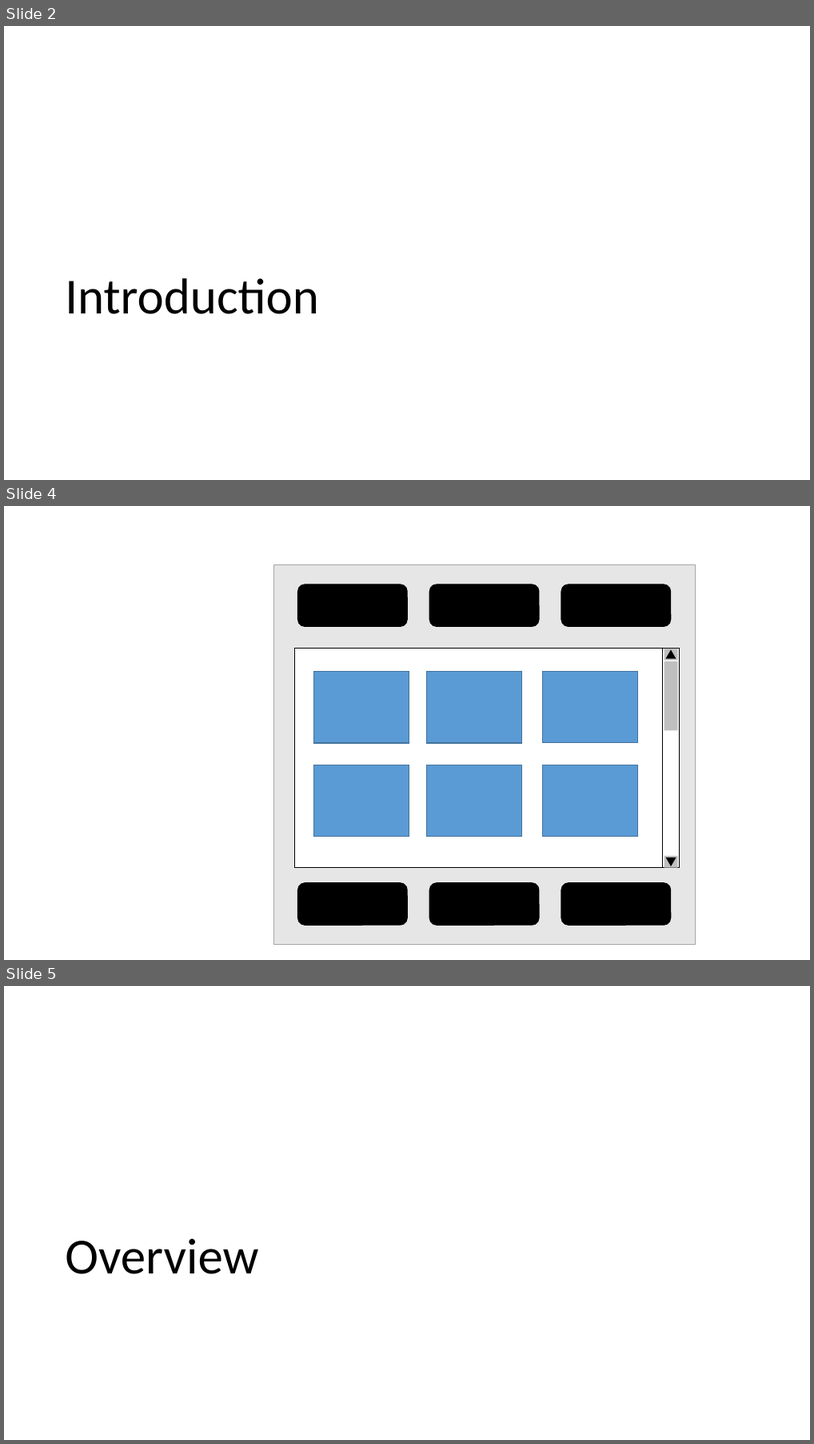
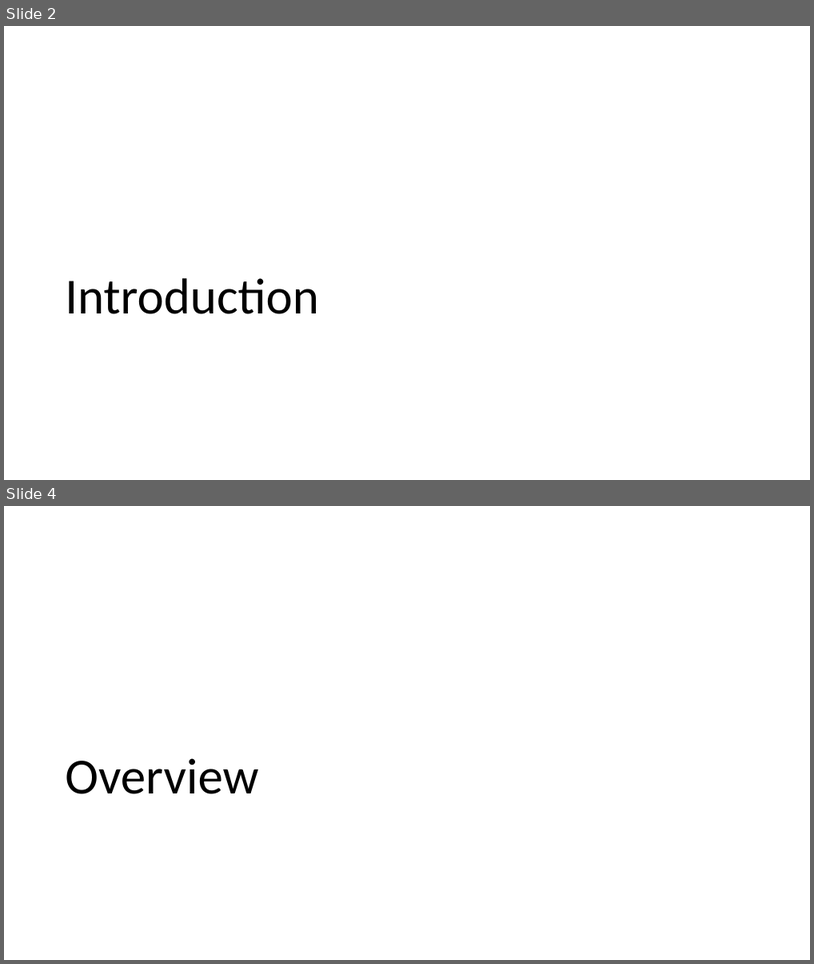
Before and after one commit to salute-developers/spatial-navigation, a slide deck: docs/images_of_spec.pptx. Shown one above the other, each under a label of ours: slides 2, 4 and 5 before the commit, slides 2 and 4 after it; the slides between them are not shown. The pictures are 814x1444 and 814x964 pixels, drawn with LibreOffice and Linux fonts; fonts in the diff are those of the drawing. Boxes give left, top, right and bottom in pixels: in the first picture for what was removed or moved away, otherwise in the second. Text is boxed around its words. In the diff, an @@ line names an element or a change of style, - is before the commit and + after.

```diff
--- a/docs/images_of_spec.pptx
+++ b/docs/images_of_spec.pptx
@@ slide 4 removed at [4, 506, 810, 960], background #FFFFFF @@
@@ rectangle removed at [274, 564, 695, 944] @@
@@ rounded rectangle removed at [298, 584, 407, 626] @@
@@ rounded rectangle removed at [430, 584, 539, 626] @@
@@ rounded rectangle removed at [562, 584, 671, 626] @@
@@ rectangle removed at [295, 648, 678, 867] @@
@@ rectangle removed at [662, 648, 680, 867] @@
@@ rectangle removed at [665, 648, 678, 660] @@
@@ rectangle removed at [314, 672, 410, 743] @@
@@ rectangle removed at [427, 672, 522, 743] @@
@@ rectangle removed at [543, 671, 638, 743] @@
@@ rectangle removed at [665, 661, 678, 731] @@
@@ triangle removed at [666, 650, 677, 659] @@
@@ rectangle removed at [314, 765, 410, 836] @@
@@ rectangle removed at [427, 765, 522, 836] @@
@@ rectangle removed at [543, 765, 638, 836] @@
@@ rectangle removed at [665, 856, 678, 867] @@
@@ triangle removed at [666, 857, 677, 867] @@
@@ rounded rectangle removed at [298, 883, 407, 924] @@
@@ rounded rectangle removed at [430, 883, 539, 924] @@
@@ rounded rectangle removed at [562, 883, 671, 924] @@
@@ what was slide 5 is now slide 4 @@
```
Also in this commit, not shown: 2 slides added, 1 other slide removed, 1 other file.
